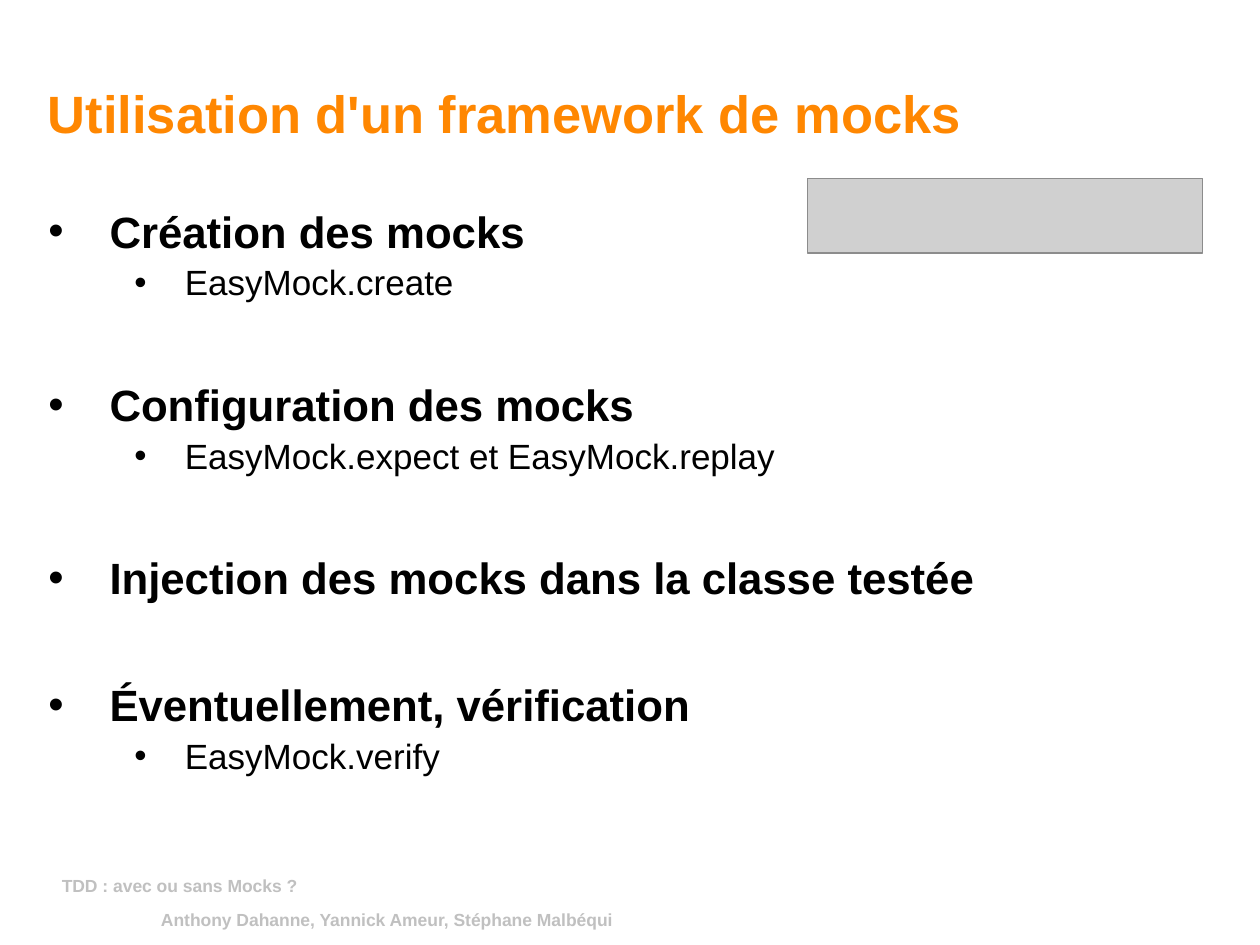
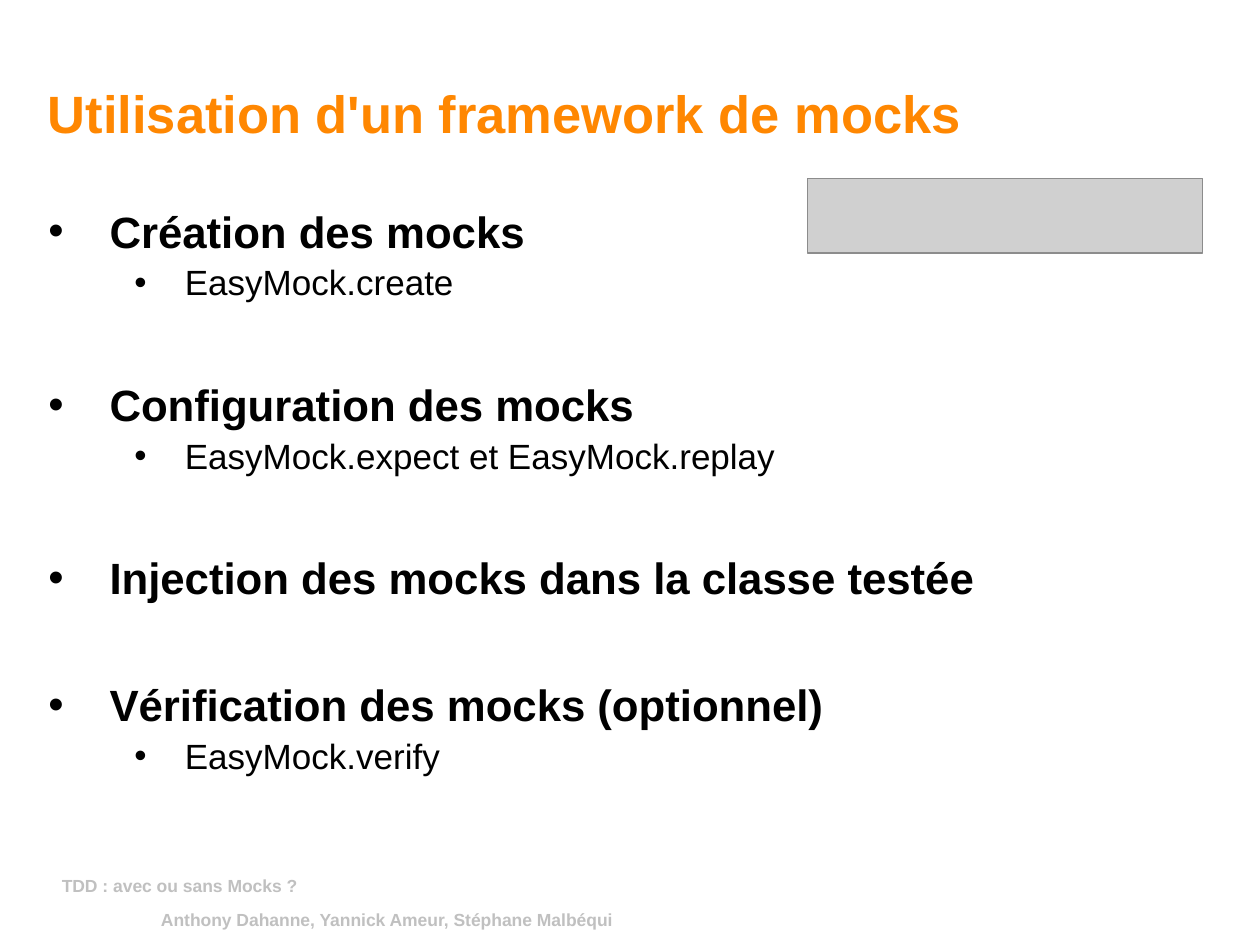
Before and after one commit to yannickameur/tddavecousansmock, a slide deck: slide 9 of tddavecousansmock/tdd_avec_ou_sans_mock.odp. Drawn at 1260x945 pixels with LibreOffice and Linux fonts; fonts in the diff are those of the drawing; grey boxes stand for pictures; background and template pictures are left out. Boxes give left, top, right and bottom in pixels: in the first picture for what was removed or moved away, otherwise in the second. Text is boxed around its words. In the diff, an @@ line names an element or a change of style, - is before the commit and + after.

```diff
--- a/tddavecousansmock/tdd_avec_ou_sans_mock.odp
+++ b/tddavecousansmock/tdd_avec_ou_sans_mock.odp
@@ text at (110,689,823,730): text changed @@
-• Éventuellement, vérification
+• Vérification des mocks (optionnel)
```
Also in this commit, not shown: 4 other slides changed, 2 slides added, 1 slide removed.
